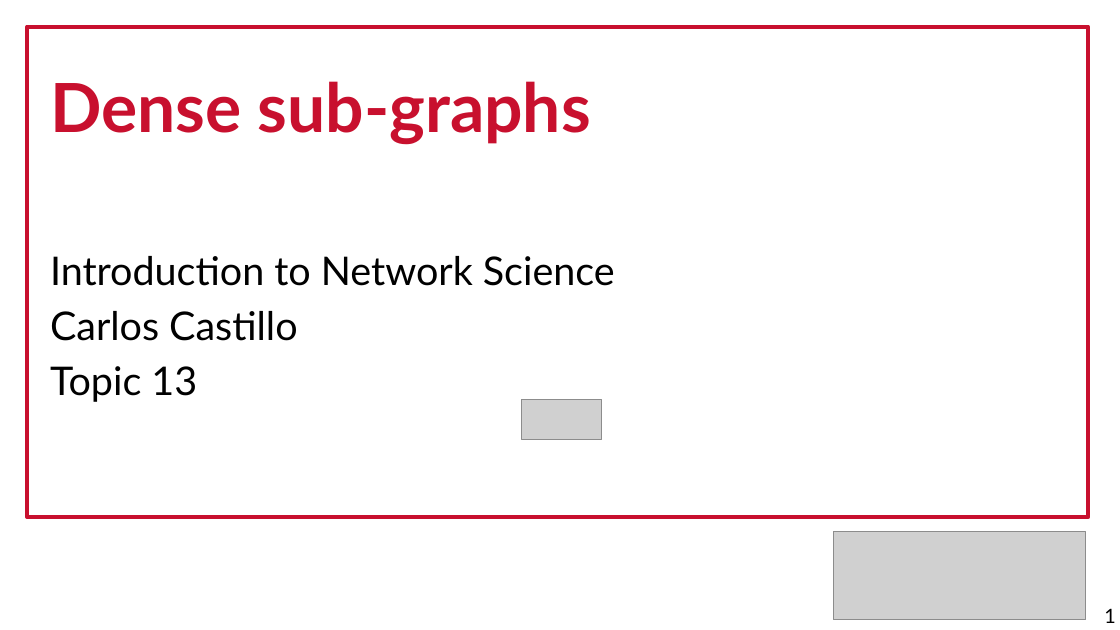
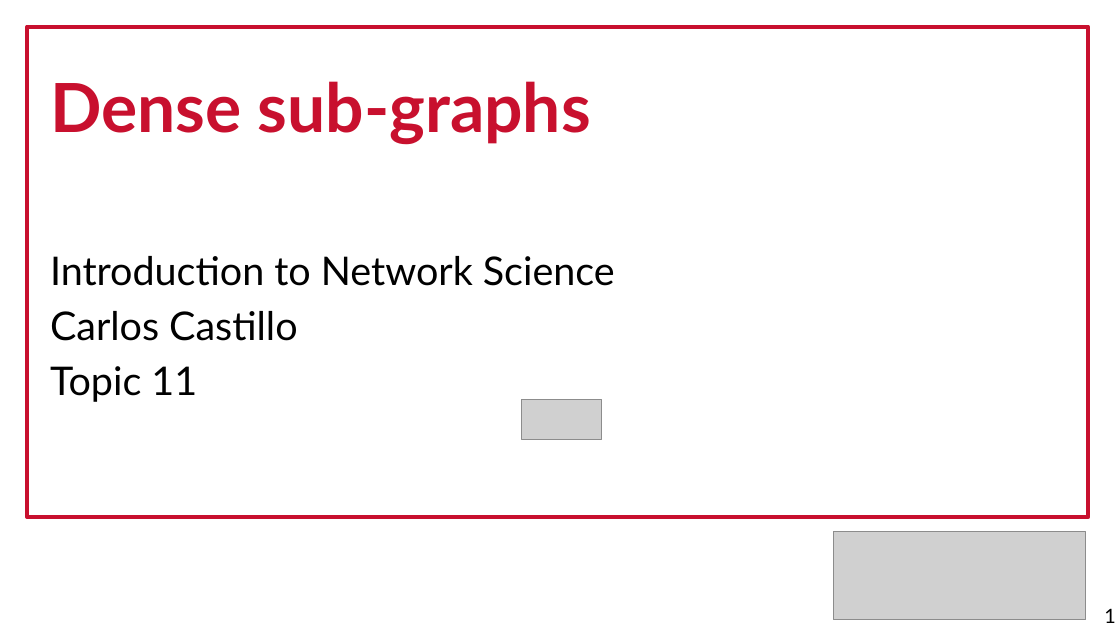
Before and after one commit to chatox/networks-science-course, a slide deck: slide 1 of theory/tt11_dense_subgraphs.odp. Drawn at 1120x630 pixels with LibreOffice and Linux fonts; fonts in the diff are those of the drawing; grey boxes stand for pictures. Boxes give left, top, right and bottom in pixels: in the first picture for what was removed or moved away, otherwise in the second. Text is boxed around its words. In the diff, an @@ line names an element or a change of style, - is before the commit and + after.

```diff
--- a/theory/tt11_dense_subgraphs.odp
+++ b/theory/tt11_dense_subgraphs.odp
@@ text at box(50, 366, 197, 402): text changed @@
-Topic 13
+Topic 11
```
Also in this commit, not shown: 2 other slides changed, 2 slides added, 3 other files.
